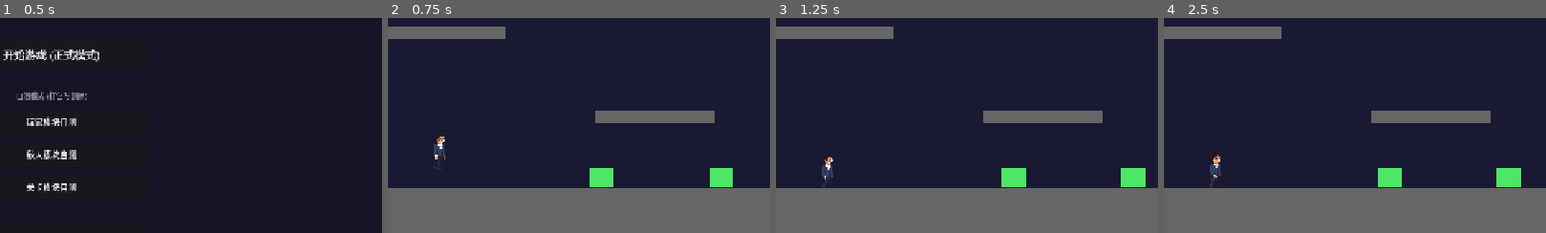
Above: before the commit, frames 1-4 (left to right).
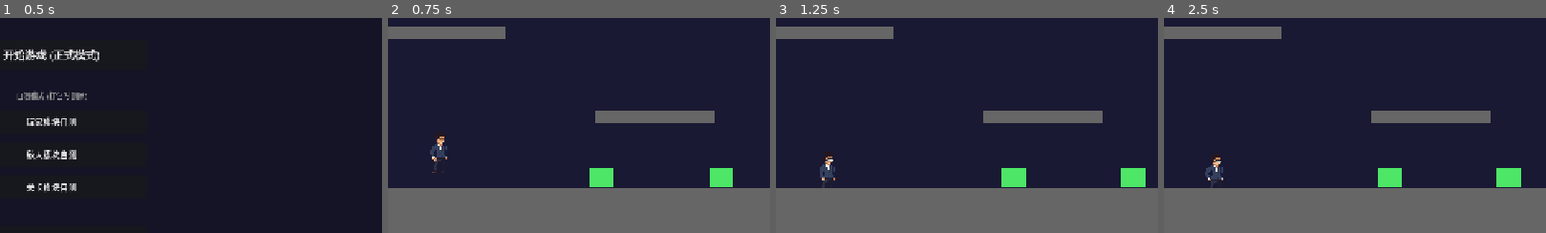
Above: after the commit, the same moments.

Repository: szshs/copyWorms
Game: Godot game, scene res://UI/TitleScreen.tscn
Two runs of this game, one before a commit and one after it. Both use one fixed random seed, a clock stepped at 60 frames per second and the inputs below.
Inputs:
- Up to frame 1 (0.5 s): no input
- Up to frame 2 (0.75 s): click "开始游戏 (正式模式)" at 0.5 s
- Up to frame 3 (1.25 s): no input
- Up to frame 4 (2.5 s): click "返回主界面" at 1.25 s; click "开始游戏 (正式模式)" at 2 s
The pictures show only the part of the screen within x 43-93%, y 41-91%; the shares and areas given below are measured in that part.

Frame 1 is identical in both runs. In frame 2, 0.2% of the frame differs, in the area x 11-16%, y 56-72%; in frame 3, 0.1%; in frame 4, 0.3%, in the area x 10-16%, y 63-79%.

Commit message:
增加玩家待机动画

Diff:
--- a/PlayerModule/Formal/Player_Warrior.gd
+++ b/PlayerModule/Formal/Player_Warrior.gd
@@ -24,12 +24,13 @@
 	_anim_sprite = get_node_or_null("Sprite")
 	if _anim_sprite:
 		_sprite_node = _anim_sprite
-		# 精灵 64×64 × 1.8 = 115×115，向下偏移让脚踩到碰撞体底部
+		# 向下偏移让脚踩到碰撞体底部
+		# scale 在编辑器中控制，代码不覆盖
 		_anim_sprite.offset = Vector2(0, -1.5)
-		_anim_sprite.scale = Vector2(1.8, 1.8)
 
-		if _anim_sprite.sprite_frames and _anim_sprite.sprite_frames.has_animation("walk"):
-			_anim_sprite.play("walk")
+		# 默认播放 idle
+		if _anim_sprite.sprite_frames and _anim_sprite.sprite_frames.has_animation("idle"):
+			_anim_sprite.play("idle")
 
 # 重写碰撞体尺寸，匹配放大后的精灵
 func _get_collision_size() -> Vector2:
@@ -43,11 +44,26 @@
 func _update_animation() -> void:
 	if not _anim_sprite or not _anim_sprite.sprite_frames:
 		return
-	var target_anim = "walk"
+
+	var target_anim = "idle"
+
+	match current_state:
+		GlobalDefine.PlayerState.RUN:
+			target_anim = "walk" if _anim_sprite.sprite_frames.has_animation("walk") else "idle"
+		_:
+			target_anim = "idle"
+
 	if target_anim != _last_anim:
 		_last_anim = target_anim
 		if _anim_sprite.sprite_frames.has_animation(target_anim):
 			_anim_sprite.play(target_anim)
+
+	# idle 原始帧 128×128，walk 原始帧 64×64
+	# 用代码缩放补偿，让两个动画视觉大小一致
+	if target_anim == "walk":
+		_anim_sprite.scale = Vector2(2, 2)       # 128px 帧不放大
+	else:
+		_anim_sprite.scale = Vector2(1, 1)       # 64px 帧放大到 128px
 
 ## 覆盖基类的 scale.x 翻转，统一用 flip_h 控制朝向
 ## 避免 scale.x 和 flip_h 双重翻转导致的频闪
--- a/PlayerModule/Formal/Player_Warrior.tscn
+++ b/PlayerModule/Formal/Player_Warrior.tscn
@@ -2,6 +2,55 @@
 
 [ext_resource type="Script" uid="uid://bfy4rlef3jbmu" path="res://PlayerModule/Formal/Player_Warrior.gd" id="1_main"]
 [ext_resource type="Texture2D" uid="uid://6nh2qnvrae02" path="res://Assets/Sprites/player Ani/人物行走.png" id="2_a8yrj"]
+[ext_resource type="Texture2D" uid="uid://c6mso6ud2yysv" path="res://Assets/Sprites/player Ani/人物待机.png" id="2_d642x"]
+
+[sub_resource type="AtlasTexture" id="AtlasTexture_lc2vh"]
+atlas = ExtResource("2_d642x")
+region = Rect2(0, 0, 128, 128)
+
+[sub_resource type="AtlasTexture" id="AtlasTexture_67d6m"]
+atlas = ExtResource("2_d642x")
+region = Rect2(128, 0, 128, 128)
+
+[sub_resource type="AtlasTexture" id="AtlasTexture_ogi3v"]
+atlas = ExtResource("2_d642x")
+region = Rect2(256, 0, 128, 128)
+
+[sub_resource type="AtlasTexture" id="AtlasTexture_kilt0"]
+atlas = ExtResource("2_d642x")
+region = Rect2(384, 0, 128, 128)
+
+[sub_resource type="AtlasTexture" id="AtlasTexture_i4wk0"]
+atlas = ExtResource("2_d642x")
+region = Rect2(0, 128, 128, 128)
+
+[sub_resource type="AtlasTexture" id="AtlasTexture_01iu1"]
+atlas = ExtResource("2_d642x")
+region = Rect2(128, 128, 128, 128)
+
+[sub_resource type="AtlasTexture" id="AtlasTexture_x5y8l"]
+atlas = ExtResource("2_d642x")
+region = Rect2(256, 128, 128, 128)
+
+[sub_resource type="AtlasTexture" id="AtlasTexture_c3a1a"]
+atlas = ExtResource("2_d642x")
+region = Rect2(384, 128, 128, 128)
+
+[sub_resource type="AtlasTexture" id="AtlasTexture_m62e2"]
+atlas = ExtResource("2_d642x")
+region = Rect2(0, 256, 128, 128)
+
+[sub_resource type="AtlasTexture" id="AtlasTexture_jv1fx"]
+atlas = ExtResource("2_d642x")
+region = Rect2(128, 256, 128, 128)
+
+[sub_resource type="AtlasTexture" id="AtlasTexture_elboo"]
+atlas = ExtResource("2_d642x")
+region = Rect2(256, 256, 128, 128)
+
+[sub_resource type="AtlasTexture" id="AtlasTexture_6l0lu"]
+atlas = ExtResource("2_d642x")
+region = Rect2(384, 256, 128, 128)
 
 [sub_resource type="AtlasTexture" id="AtlasTexture_d642x"]
 atlas = ExtResource("2_a8yrj")
@@ -69,6 +118,47 @@
 
 [sub_resource type="SpriteFrames" id="SpriteFrames_e1m3d"]
 animations = [{
+"frames": [{
+"duration": 1.0,
+"texture": SubResource("AtlasTexture_lc2vh")
+}, {
+"duration": 1.0,
+"texture": SubResource("AtlasTexture_67d6m")
+}, {
+"duration": 1.0,
+"texture": SubResource("AtlasTexture_ogi3v")
+}, {
+"duration": 1.0,
+"texture": SubResource("AtlasTexture_kilt0")
+}, {
+"duration": 1.0,
+"texture": SubResource("AtlasTexture_i4wk0")
+}, {
+"duration": 1.0,
+"texture": SubResource("AtlasTexture_01iu1")
+}, {
+"duration": 1.0,
+"texture": SubResource("AtlasTexture_x5y8l")
+}, {
+"duration": 1.0,
+"texture": SubResource("AtlasTexture_c3a1a")
+}, {
+"duration": 1.0,
+"texture": SubResource("AtlasTexture_m62e2")
+}, {
+"duration": 1.0,
+"texture": SubResource("AtlasTexture_jv1fx")
+}, {
+"duration": 1.0,
+"texture": SubResource("AtlasTexture_elboo")
+}, {
+"duration": 1.0,
+"texture": SubResource("AtlasTexture_6l0lu")
+}],
+"loop": true,
+"name": &"idle",
+"speed": 6.0
+}, {
 "frames": [{
 "duration": 1.0,
 "texture": SubResource("AtlasTexture_d642x")
@@ -127,7 +217,6 @@
 script = ExtResource("1_main")
 
 [node name="Sprite" type="AnimatedSprite2D" parent="." unique_id=1786684004]
-scale = Vector2(2, 2)
 sprite_frames = SubResource("SpriteFrames_e1m3d")
-animation = &"walk"
-frame_progress = 0.12230599
+animation = &"idle"
+frame_progress = 0.4650712
Binary file added: Assets/Sprites/player Ani/人物待机.png
